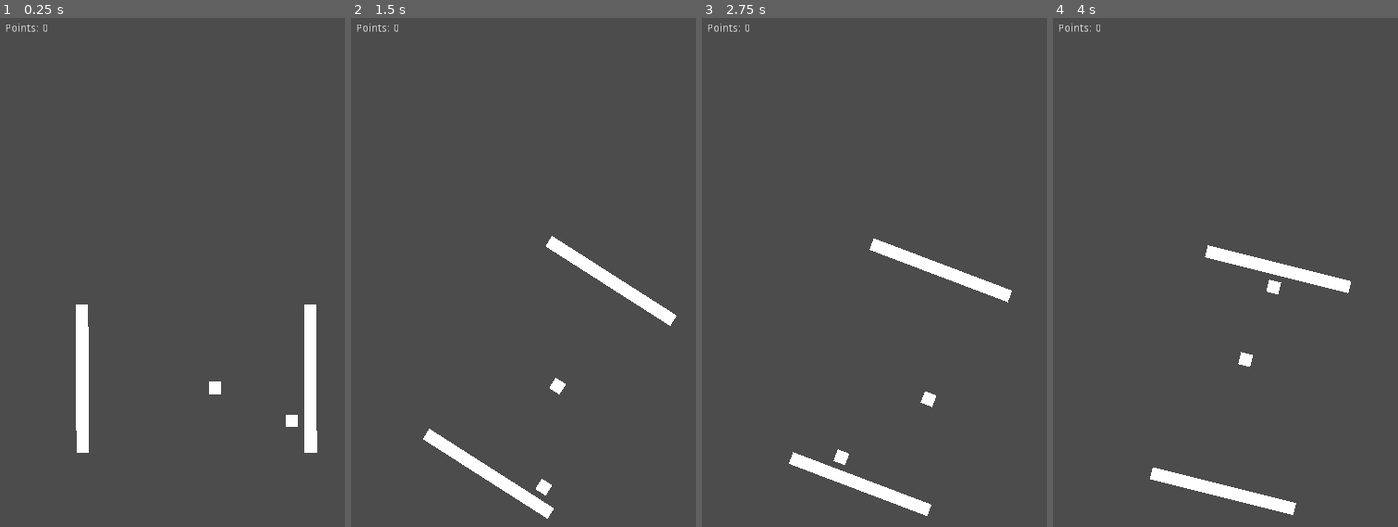
Above: before the commit, frames 1-4 (left to right).
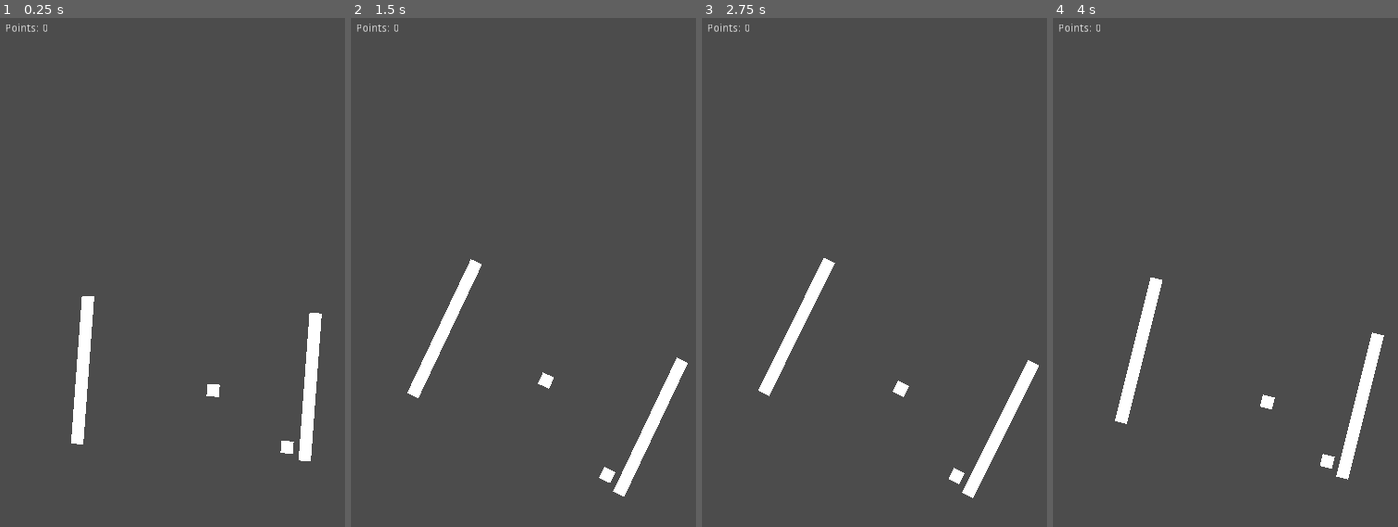
Above: after the commit, the same moments.

Repository: Igorrreha/PointToWall
Game: Godot game, scene res://Main.tscn
Same seed, same stepped clock (60 frames per second), same inputs: the game is played once before the commit and once after it.
Inputs (mouse positions are in pixels of both pictures, inside the frame that each line leads up to):
- Up to frame 1 (0.25 s): no input
- Up to frame 2 (1.5 s): move the mouse to (640, 343) at 0.52 s; click (640, 343) at 0.67 s; move the mouse to (464, 415) at 1.27 s; click (464, 415) at 1.42 s
- Up to frame 3 (2.75 s): move the mouse to (940, 216) at 2.02 s; click (940, 216) at 2.17 s
- Up to frame 4 (4 s): move the mouse to (1228, 526) at 2.77 s; click (1228, 526) at 2.92 s; move the mouse to (1377, 491) at 3.52 s; click (1377, 491) at 3.67 s

The runs differ from the first frame. In frame 1, 1.3% of the frame differs, in the area x 20-94%, y 54-88%; in frame 2, 4.5%, in the area x 16-98%, y 42-99%; in frame 3, 4.5%; in frame 4, 4.5%.

Commit message:
Доработка point-ов и анимации вращения сцены

Diff:
--- a/GameField.gd
+++ b/GameField.gd
@@ -14,7 +14,7 @@
 func start_rotation():
 	var rotationDuration = randi() % 4 + 1
 
-	rotationTweenNode.interpolate_property(self, "rotation_degrees", rotation_degrees, randi() % 720 - 360, rotationDuration, Tween.TRANS_ELASTIC,Tween.EASE_IN_OUT)
+	rotationTweenNode.interpolate_property(self, "rotation_degrees", rotation_degrees, randi() % 180 - 90, rotationDuration, Tween.TRANS_LINEAR, Tween.EASE_IN_OUT)
 	rotationTweenNode.start()
 
 	rotationTimerNode.start(rotationDuration)
--- a/Point.gd
+++ b/Point.gd
@@ -14,6 +14,10 @@
 func set_catched(value):
 	if value:
 		emit_signal("point_catched")
+	elif isCatched:
+		# смена позиции
+		randomize()
+		get_parent().unit_offset = randf()
 
 	isCatched = value
 	$ColorRect.visible = not value
--- a/Wall.gd
+++ b/Wall.gd
@@ -12,5 +12,7 @@
 
 
 func _process(delta):
-	if not pointNode.isCatched:
-		pathFollowNode.offset += pointNode.moveSpeed * delta
+	# движение поинтов выключено
+	#if not pointNode.isCatched:
+		#pathFollowNode.offset += pointNode.moveSpeed * delta
+	pass
